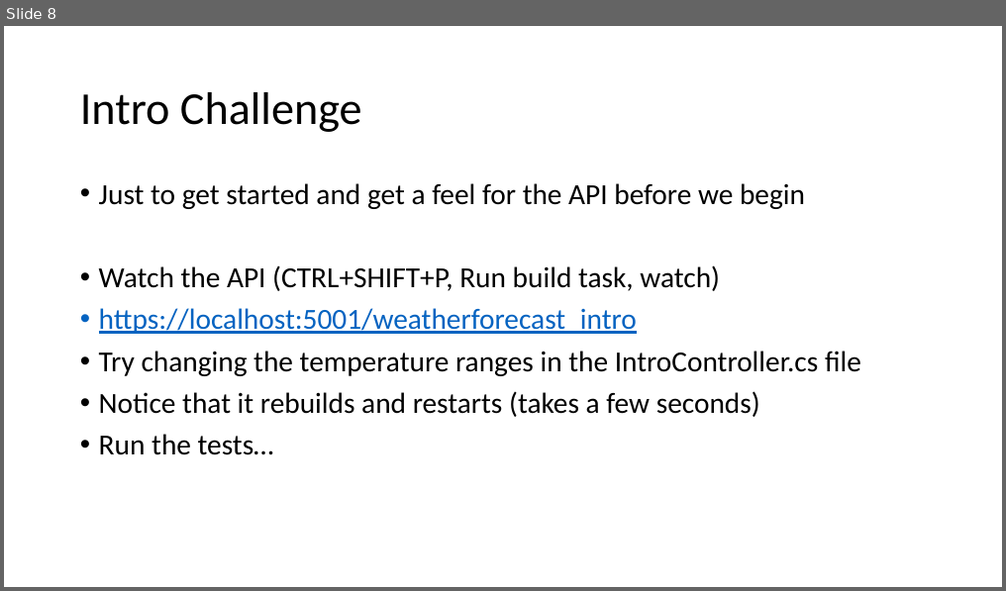
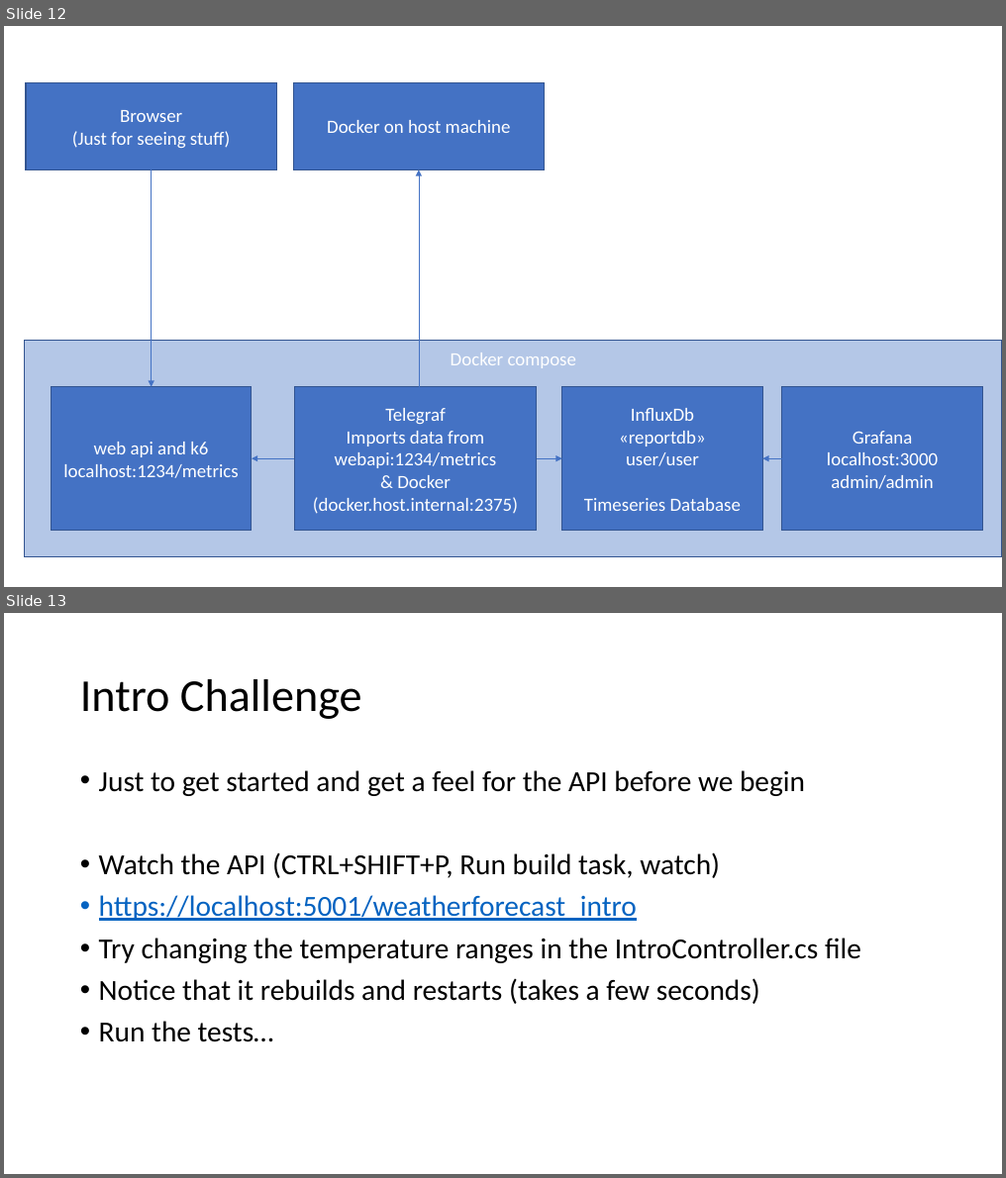
Before and after one commit to bjartnes/bounded-disturbances, a slide deck: Polly and Simmy workshop.pptm. Shown one above the other, each under a label of ours: slide 8 before the commit, slides 12 and 13 after it. The pictures are 1006x591 and 1006x1178 pixels, drawn with LibreOffice and Linux fonts; fonts in the diff are those of the drawing. Boxes give left, top, right and bottom in pixels: in the first picture for what was removed or moved away, otherwise in the second. Text is boxed around its words. In the diff, an @@ line names an element or a change of style, - is before the commit and + after.

```diff
--- a/Polly and Simmy workshop.pptm
+++ b/Polly and Simmy workshop.pptm
@@ slide 12 added at [4, 26, 1002, 587], background #FFFFFF @@
@@ rectangle added at [26, 82, 276, 171], fill #4472C4, outline #325491 1 pt, 18 pt, text #FFFFFF @@
+Browser
+(Just for seeing stuff)
@@ rectangle added at [293, 82, 544, 171], fill #4472C4, outline #325491 1 pt, 18 pt, text #FFFFFF @@
+Docker on host machine
@@ arrow added from (152, 170) to (152, 386), #4472C4 0.5 pt @@
@@ arrow added from (419, 386) to (419, 170), #4472C4 0.5 pt @@
@@ rectangle added at [25, 341, 1002, 558], fill #B4C7E7, outline #325491 1 pt, 18 pt, text #FFFFFF @@
+Docker compose
@@ rectangle added at [52, 386, 252, 531], fill #4472C4, outline #325491 1 pt, 18 pt, text #FFFFFF @@
+web api and k6
+localhost:1234/metrics
@@ rectangle added at [294, 386, 537, 531], fill #4472C4, outline #325491 1 pt, 18 pt, text #FFFFFF @@
+Telegraf
+Imports data from webapi:1234/metrics
+& Docker (docker.host.internal:2375)
@@ rectangle added at [562, 386, 763, 531], fill #4472C4, outline #325491 1 pt, 18 pt, text #FFFFFF @@
+InfluxDb
+«reportdb»
+user/user
+Timeseries Database
@@ rectangle added at [782, 386, 982, 531], fill #4472C4, outline #325491 1 pt, 18 pt, text #FFFFFF @@
+Grafana
+localhost:3000
+admin/admin
@@ arrow added from (294, 459) to (252, 459), #4472C4 0.5 pt @@
@@ arrow added from (537, 459) to (562, 459), #4472C4 0.5 pt @@
@@ arrow added from (782, 459) to (763, 459), #4472C4 0.5 pt @@
@@ what was slide 8 is now slide 13 @@
```
Also in this commit, not shown: 1 slide changed, 6 other slides added, 1 slide removed.
